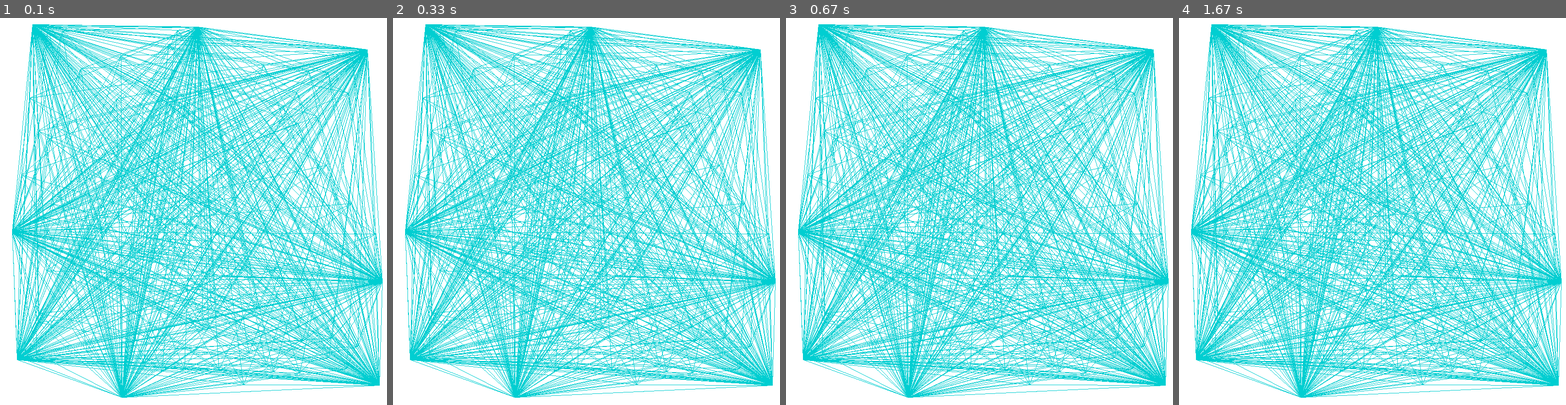
Above: before the commit, frames 1-4 (left to right).
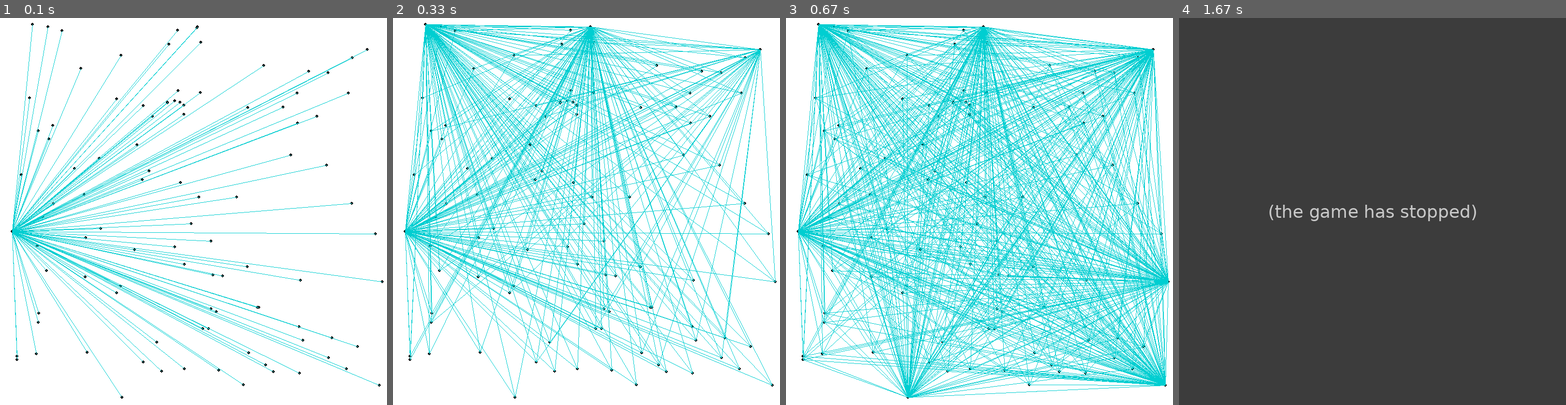
Above: after the commit, the same moments.

Repository: cuppajoeman/tool-box
Game: pygame game, started from math/convex_hull/convex_hull_implementation.py
Two runs of this game, one before a commit and one after it. Both use one fixed random seed, a clock stepped at 60 frames per second and the inputs below.
Inputs:
- Up to frame 1 (0.1 s): no input
- Up to frame 2 (0.33 s): no input
- Up to frame 3 (0.67 s): no input
- Up to frame 4 (1.67 s): no input

The runs differ from the first frame. In frame 1, 33% of the frame differs, in the area x 2-100%, y 1-99%; in frame 2, 20%; in frame 3, 4.7%; in frame 4, 100%, in the area x 0-100%, y 0-100%.
After the commit the program exited at 0.78 s; later frames show no game.

Commit message:
fix up the convex hull

Diff:
--- a/math/convex_hull/convex_hull_implementation.py
+++ b/math/convex_hull/convex_hull_implementation.py
@@ -5,8 +5,10 @@
 import math
 import pygame
 
-
-def convex_hull(screen: pygame.Surface, points: Set[Tuple[int, int]]) -> List[Tuple[int, int]]:
+clock = pygame.time.Clock()
+
+
+def convex_hull(points: Set[Tuple[int, int]], screen: pygame.Surface, animate_algorithm: bool) -> List[Tuple[int, int]]:
     """Return the convex hull of the given points.
 
     The first point in the convex hull is the one with the smallest x-coordinate,
@@ -23,16 +25,35 @@
     >>> convex_hull(points2)
     [(125, 400), (375, 125), (675, 450), (125, 400)]
     """
+
+    if animate_algorithm:
+        for p in points:
+            pygame.draw.circle(screen, THECOLORS['black'], p, 3)
+
+    pygame.display.flip()
+
+
     starting_point = leftmost(points)
     special_point = (starting_point[0], starting_point[1] + 1)
-    second_point = next_point(screen, special_point, starting_point, points)
+    second_point = next_point(special_point, starting_point, points, screen, animate_algorithm)
+
 
     convex_hull_so_far = [starting_point, second_point]
     while len(convex_hull_so_far) == 1 or starting_point != convex_hull_so_far[-1]:
         prev = convex_hull_so_far[-2]
-        np = next_point(screen, prev, convex_hull_so_far[-1], points)
+        np = next_point(prev, convex_hull_so_far[-1], points, screen, animate_algorithm)
 
         convex_hull_so_far.append(np)
+
+    # After the while loop is done then we have a full convex hull
+    for i in range(0, len(convex_hull_so_far)):
+        pygame.draw.circle(screen, THECOLORS['darkturquoise'], convex_hull_so_far[i], 6)
+
+        if i > 0:
+            pygame.draw.line(screen, THECOLORS['darkturquoise'], convex_hull_so_far[i - 1], convex_hull_so_far[i])
+
+    pygame.display.flip()
+
 
     return convex_hull_so_far
 
@@ -95,7 +116,7 @@
     return math.acos(max(-1.0, min(1.0, numerator / denominator)))
 
 
-def next_point(screen: pygame.Surface, prev: Tuple[int, int], curr: Tuple[int, int], points: Set[Tuple[int, int]]) -> Tuple[int, int]:
+def next_point(prev: Tuple[int, int], curr: Tuple[int, int], points: Set[Tuple[int, int]], screen: pygame.Surface, animate_algorithm: bool) -> Tuple[int, int]:
     """Return the next point in the convex hull after curr and prev.
 
     If there is a tie in the angle calculation, pick the point that is *furthest* away from curr.
@@ -121,7 +142,12 @@
     for q in points:
         if q != curr:
             theta = angle_between(curr, prev, q)
-            pygame.draw.line(screen, THECOLORS['darkturquoise'], curr, q)
+
+            if animate_algorithm:
+                pygame.draw.line(screen, THECOLORS['darkturquoise'], curr, q)
+                pygame.time.wait(1)
+            pygame.display.flip()
+
             if max_angle_point is None:
                 max_angle = theta
                 max_angle_point = q
@@ -139,30 +165,13 @@
 
 
 
-
-def draw_points(screen: pygame.Surface, points: Set[Tuple[int, int]]) -> None:
-    """Render points as black circles onto the screen.
+def draw_hull(screen: pygame.Surface, points: List[Tuple[int, int]]) -> None:
+    """Render points as turquoise circles and adjacent points as turquoise lines onto the screen.
 
     Preconditions:
         - all(0 <= p[0] < screen.width for p in points)  # x-coordinates in range
         - all(0 <= p[1] < screen.height for p in points)  # y-coordinates in range
     """
-    for p in points:
-        pygame.draw.circle(screen, THECOLORS['black'], p, 3)
-
-
-def draw_hull(screen: pygame.Surface, points: List[Tuple[int, int]]) -> None:
-    """Render points as turquoise circles and adjacent points as turquoise lines onto the screen.
-
-    Preconditions:
-        - all(0 <= p[0] < screen.width for p in points)  # x-coordinates in range
-        - all(0 <= p[1] < screen.height for p in points)  # y-coordinates in range
-    """
-    for i in range(0, len(points)):
-        pygame.draw.circle(screen, THECOLORS['darkturquoise'], points[i], 6)
-
-        if i > 0:
-            pygame.draw.line(screen, THECOLORS['darkturquoise'], points[i - 1], points[i])
 
 
 def animate_convex_hull(points: Set[Tuple[int, int]]) -> None:
@@ -176,30 +185,28 @@
     pygame.display.set_caption('Use the left and right arrow keys on your keyboard.')
     screen.fill(THECOLORS['white'])
 
-    pygame.display.flip()
-
-    hull = convex_hull(screen, points)
-    assert len(hull) >= 3
-
-    hull_so_far = [hull[0], hull[1]]
-    current_index = 2
+    hull = convex_hull(points, screen, True)
+    #assert len(hull) >= 3
+
+    #hull_so_far = [hull[0], hull[1]]
+    #current_index = 2
 
     # Start the event loop
-    while True:
-        # Process events
-        for event in pygame.event.get():
-            if event.type == pygame.QUIT:
-                # Exit the event loop
-                pygame.quit()
-                return
-
-            if event.type == pygame.KEYDOWN:
-                if event.key == pygame.K_RIGHT and current_index < len(hull):
-                    list.append(hull_so_far, hull[current_index])
-                    current_index = current_index + 1
-                elif event.key == pygame.K_LEFT and current_index > 2:
-                    list.pop(hull_so_far)
-                    current_index = current_index - 1
+    #while True:
+    #    # Process events
+    #    for event in pygame.event.get():
+    #        if event.type == pygame.QUIT:
+    #            # Exit the event loop
+    #            pygame.quit()
+    #            return
+
+    #        if event.type == pygame.KEYDOWN:
+    #            if event.key == pygame.K_RIGHT and current_index < len(hull):
+    #                list.append(hull_so_far, hull[current_index])
+    #                current_index = current_index + 1
+    #            elif event.key == pygame.K_LEFT and current_index > 2:
+    #                list.pop(hull_so_far)
+    #                current_index = current_index - 1
 
        # Visualize the hull
        # screen.fill(THECOLORS['white'])
